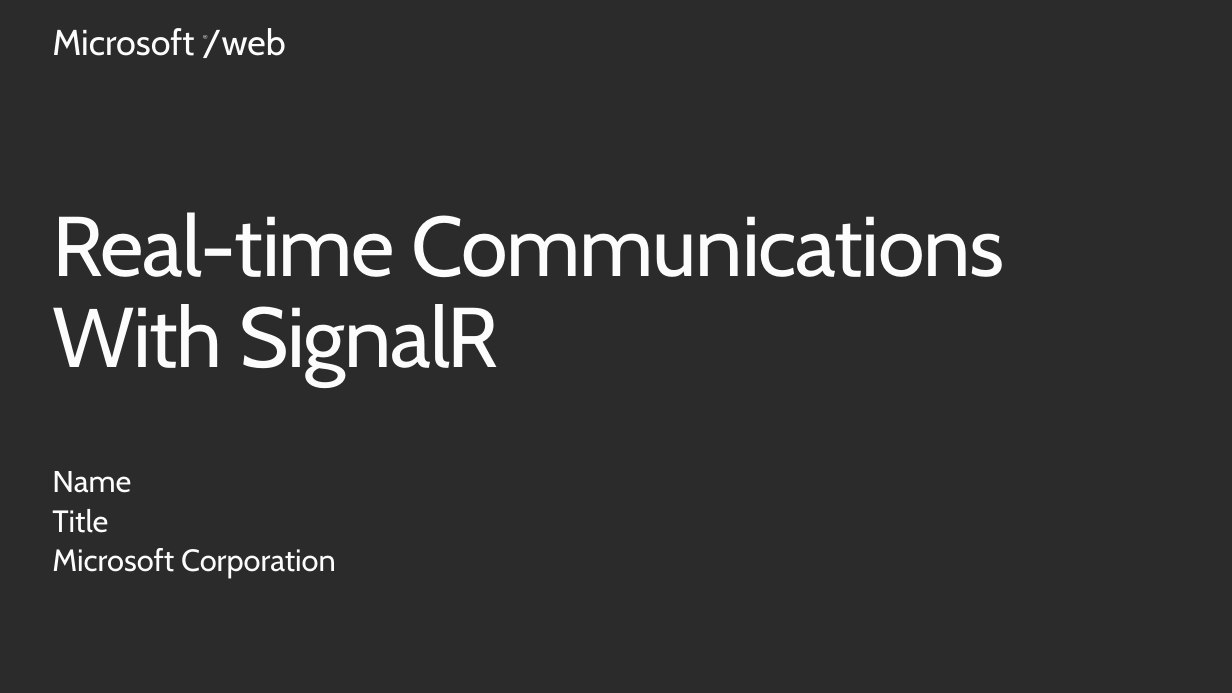
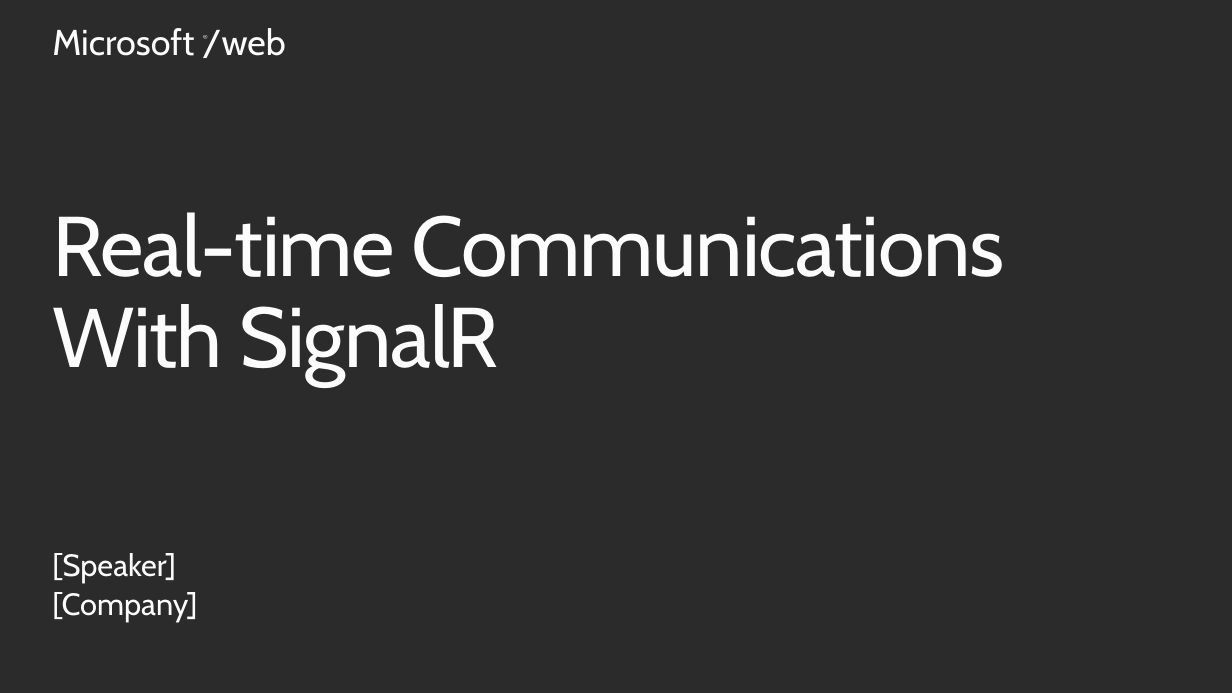
Before and after one commit to Microsoft-Web/PRESENTATION-RealtimeCommunicationsWithSignalR, a slide deck: slide 2 of RealtimeCommunicationsWithSignalR.pptx. Drawn at 1232x693 pixels with LibreOffice and Linux fonts; fonts in the diff are those of the drawing; background and template pictures are left out; a plain dark background stands for a picture behind light text. Boxes give left, top, right and bottom in pixels: in the first picture for what was removed or moved away, otherwise in the second. Text is boxed around its words. In the diff, an @@ line names an element or a change of style, - is before the commit and + after.

```diff
--- a/RealtimeCommunicationsWithSignalR.pptx
+++ b/RealtimeCommunicationsWithSignalR.pptx
@@ text at [52, 553, 197, 622]: text changed @@
-Name
-Title
-Microsoft Corporation
+[Speaker]
+[Company]
```
Also in this commit, not shown: 1 other slide changed.
